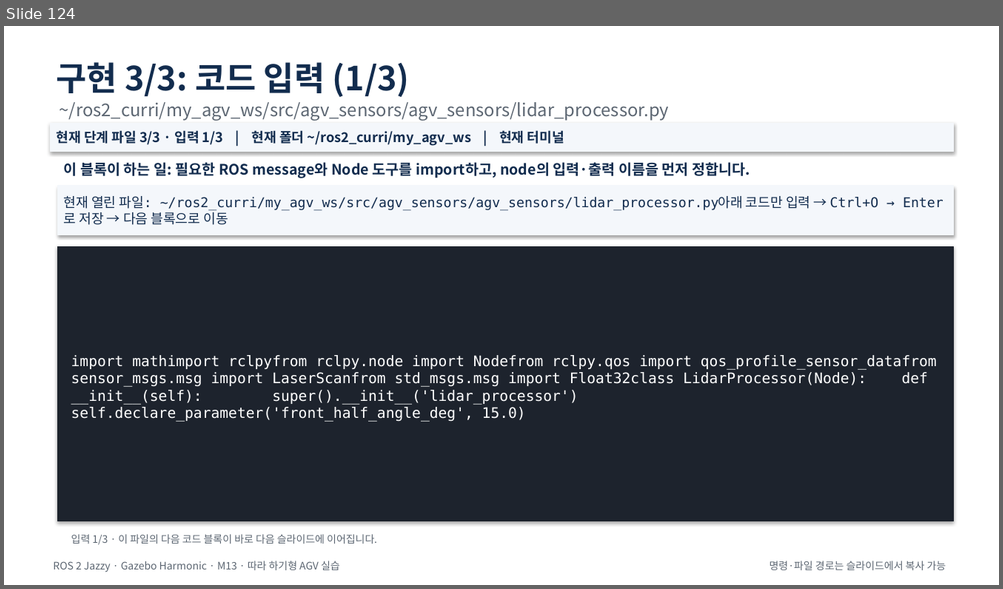
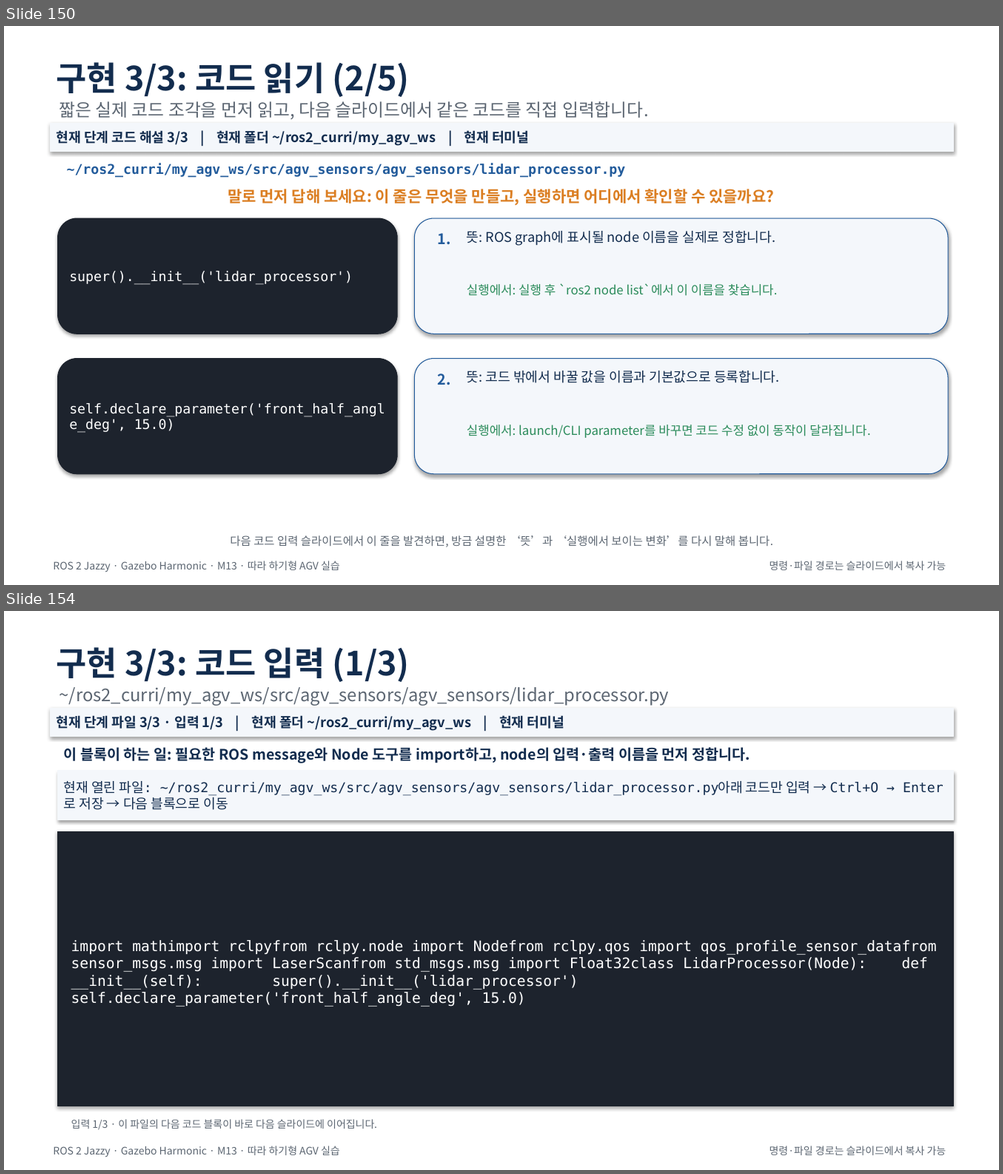
Before and after one commit to choimagon/ros2_curri, a slide deck: blocks/D_sensors/Block_D_M시리즈_통합_따라하기.pptx. Shown one above the other, each under a label of ours: slide 124 before the commit, slides 150 and 154 after it; the slides between them are not shown. The pictures are 1003x589 and 1003x1174 pixels, drawn with LibreOffice and Linux fonts; fonts in the diff are those of the drawing. Boxes give left, top, right and bottom in pixels: in the first picture for what was removed or moved away, otherwise in the second. Text is boxed around its words. In the diff, an @@ line names an element or a change of style, - is before the commit and + after.

```diff
--- a/blocks/D_sensors/Block_D_M시리즈_통합_따라하기.pptx
+++ b/blocks/D_sensors/Block_D_M시리즈_통합_따라하기.pptx
@@ slide 150 added at (x1=4, y1=26, x2=999, y2=585), background #FFFFFF @@
@@ text added at (x1=57, y1=62, x2=410, y2=97), 32 pt, text #122C4E, bold @@
+구현 3/3: 코드 읽기 (2/5)
@@ text added at (x1=60, y1=101, x2=649, y2=119), 17 pt, text #5C6672 @@
+짧은 실제 코드 조각을 먼저 읽고, 다음 슬라이드에서 같은 코드를 직접 입력합니다.
@@ rectangle added at (x1=51, y1=123, x2=953, y2=151), fill #F4F7FB, outline #F4F7FB 0.75 pt, 13 pt, text #122C4E, bold @@
+현재 단계 코드 해설 3/3 | 현재 폴더 ~/ros2_curri/my_agv_ws | 현재 터미널
@@ text added at (x1=67, y1=164, x2=626, y2=285), 13 pt, text #225B9B, bold @@
+~/ros2_curri/my_agv_ws/src/agv_sensors/agv_sensors/lidar_processor.py
@@ text added at (x1=227, y1=189, x2=774, y2=205), 15 pt, text #DB7E22, bold @@
+말로 먼저 답해 보세요: 이 줄은 무엇을 만들고, 실행하면 어디에서 확인할 수 있을까요?
@@ rounded rectangle added at (x1=58, y1=218, x2=397, y2=334), fill #1D232D, outline #1D232D 0.75 pt, 13 pt, text #FFFFFF @@
+super().__init__('lidar_processor')
@@ rounded rectangle added at (x1=415, y1=218, x2=948, y2=334), fill #F4F7FB, outline #225B9B 0.75 pt @@
@@ text added at (x1=438, y1=233, x2=451, y2=245), 14 pt, text #225B9B, bold @@
+1.
@@ text added at (x1=466, y1=230, x2=775, y2=246), 13 pt, text #122C4E @@
+뜻: ROS graph에 표시될 node 이름을 실제로 정합니다.
@@ text added at (x1=466, y1=284, x2=777, y2=296), 12 pt, text #2A8B5A @@
+실행에서: 실행 후 `ros2 node list`에서 이 이름을 찾습니다.
@@ rounded rectangle added at (x1=58, y1=359, x2=397, y2=474), fill #1D232D, outline #1D232D 0.75 pt, 13 pt, text #FFFFFF @@
+self.declare_parameter('front_half_angle_deg', 15.0)
@@ rounded rectangle added at (x1=415, y1=359, x2=948, y2=474), fill #F4F7FB, outline #225B9B 0.75 pt @@
@@ text added at (x1=438, y1=374, x2=451, y2=386), 14 pt, text #225B9B, bold @@
+2.
@@ text added at (x1=466, y1=370, x2=779, y2=383), 13 pt, text #122C4E @@
+뜻: 코드 밖에서 바꿀 값을 이름과 기본값으로 등록합니다.
@@ text added at (x1=466, y1=425, x2=870, y2=438), 12 pt, text #2A8B5A @@
+실행에서: launch/CLI parameter를 바꾸면 코드 수정 없이 동작이 달라집니다.
@@ text added at (x1=230, y1=536, x2=773, y2=548), 11 pt, text #5C6672 @@
+다음 코드 입력 슬라이드에서 이 줄을 발견하면, 방금 설명한 ‘뜻’과 ‘실행에서 보이는 변화’를 다시 말해 봅니다.
@@ text added at (x1=53, y1=561, x2=340, y2=572), 10 pt, text #5C6672 @@
+ROS 2 Jazzy · Gazebo Harmonic · M13 · 따라 하기형 AGV 실습
@@ text added at (x1=769, y1=561, x2=946, y2=571), 10 pt, text #5C6672 @@
+명령·파일 경로는 슬라이드에서 복사 가능
@@ what was slide 124 is now slide 154 @@
```
Also in this commit, not shown: 56 other slides added, 54 other files.
